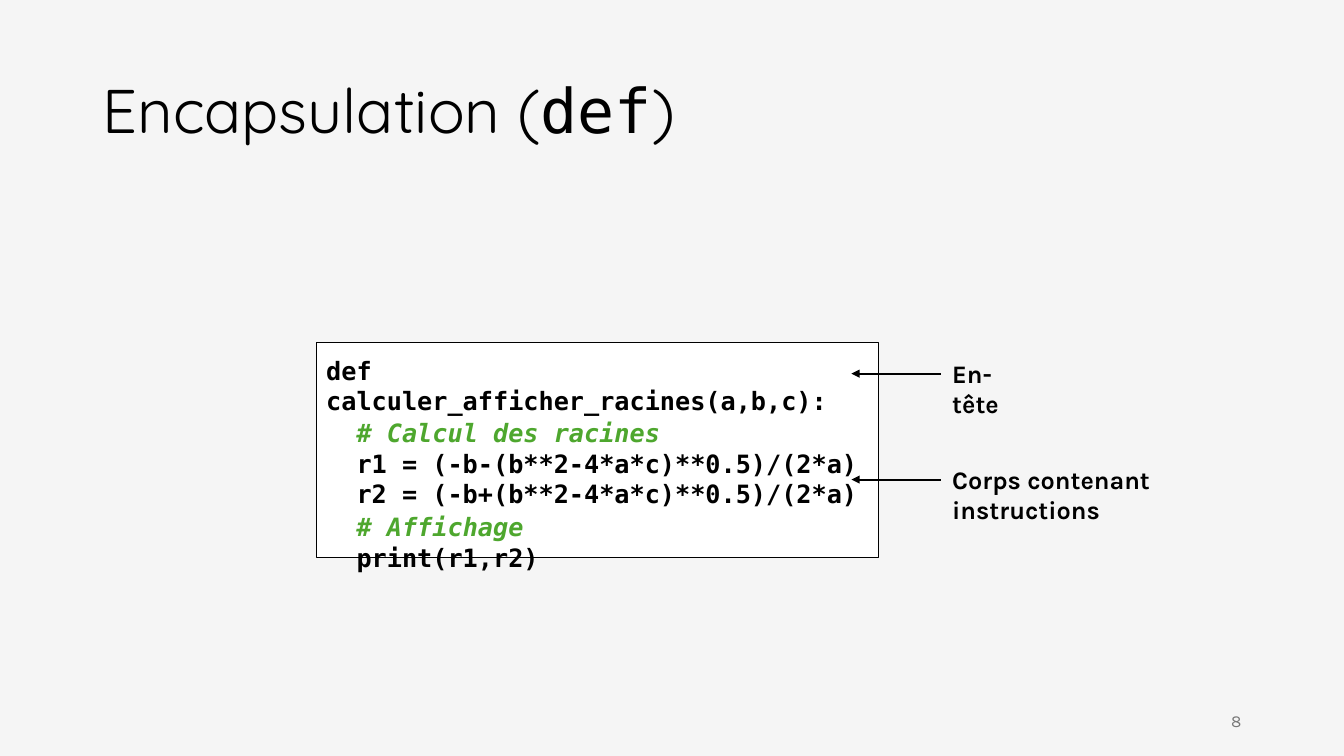
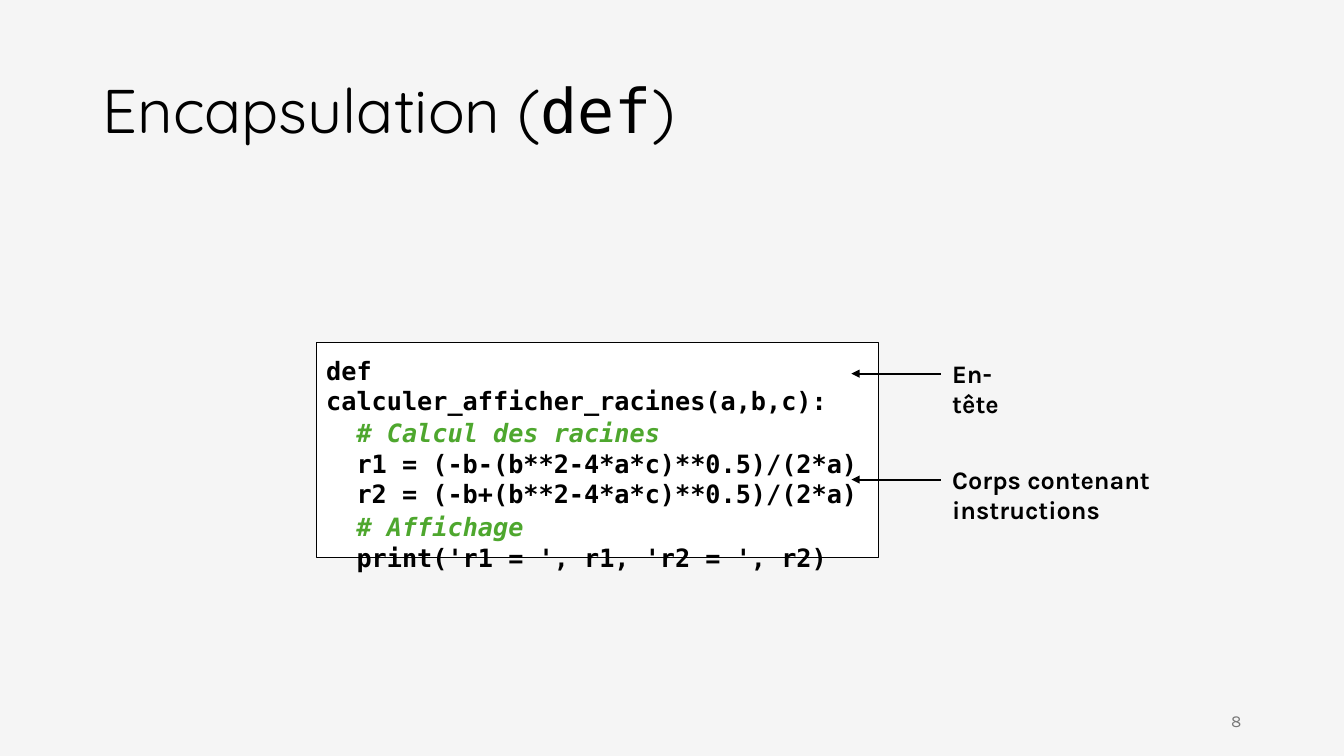
Before and after one commit to iannickgagnon/sagedays_iannick_2026, a slide deck: slide 8 of python_1/presentation_python_1.pptx. Drawn at 1344x756 pixels with LibreOffice and Linux fonts; fonts in the diff are those of the drawing; grey boxes stand for pictures. Boxes give left, top, right and bottom in pixels: in the first picture for what was removed or moved away, otherwise in the second. Text is boxed around its words. In the diff, an @@ line names an element or a change of style, - is before the commit and + after.

```diff
--- a/python_1/presentation_python_1.pptx
+++ b/python_1/presentation_python_1.pptx
@@ text in rectangle at (357, 546, 827, 573): text changed @@
-print(r1,r2)
+print('r1 = ', r1, 'r2 = ', r2)
```
Also in this commit, not shown: 3 other slides changed, 1 slide added.
